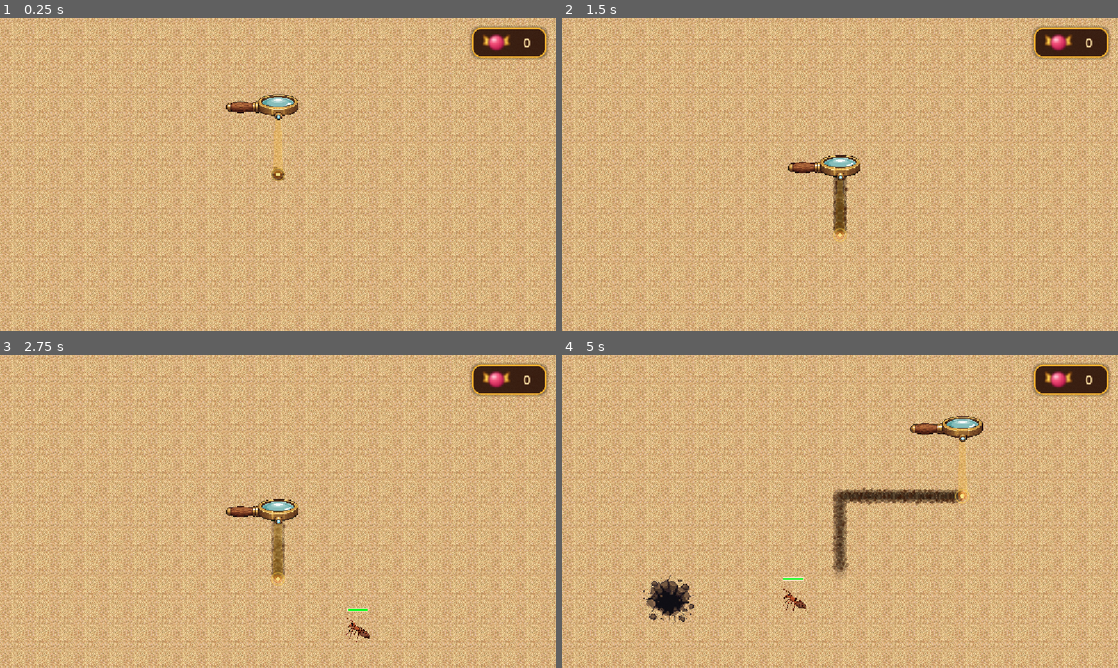
Above: before the commit, frames 1-4 (two rows, left to right).
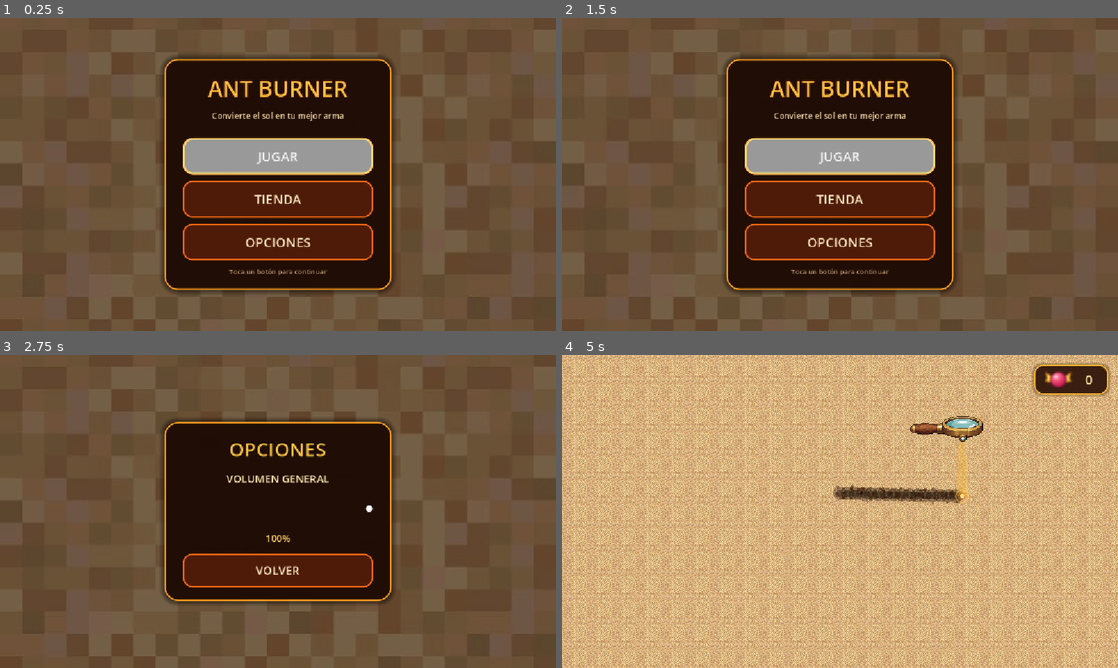
Above: after the commit, the same moments.

Repository: SirChezar/juego
Game: Godot game, scene res://menu_principal.tscn
Same seed, same stepped clock (60 frames per second), same inputs: the game is played once before the commit and once after it. Before the commit the project starts from res://node_2d.tscn.
Inputs (mouse positions are in pixels of both pictures, inside the frame that each line leads up to):
- Up to frame 1 (0.25 s): no input
- Up to frame 2 (1.5 s): click (840, 199) at 0.5 s, where only the run after the commit has a clickable "TIENDA"; click (840, 233) at 1.25 s, where only the run after the commit has a clickable "VOLVER"
- Up to frame 3 (2.75 s): click (278, 580) at 2 s, where only the run after the commit has a clickable "OPCIONES"
- Up to frame 4 (5 s): click (840, 570) at 2.75 s, where only the run after the commit has a clickable "VOLVER"; click (840, 492) at 3.5 s, where only the run after the commit has a clickable "JUGAR"; tap Enter at 4.25 s; move the mouse to (962, 495) at 4.27 s; click (962, 495) at 4.42 s

The runs differ from the first frame. In frame 1, 100% of the frame differs, in the area x 0-100%, y 0-100%; in frame 2, 100%; in frame 3, 100%; in frame 4, 2.1%.

Commit message:
Añade cadáveres calcinados y menús móviles

Diff:
--- /dev/null
+++ b/cadaver_hormiga.gd
@@ -0,0 +1,36 @@
+extends Node2D
+
+const TEXTURA = preload("res://hormiga_calcinada.png")
+const TIEMPO_VISIBLE := 2.5
+const TIEMPO_DESVANECIENDO := 1.0
+
+var volteado := false
+var tiempo := 0.0
+var sprite: Sprite2D
+
+func _ready():
+	z_index = 2
+	sprite = Sprite2D.new()
+	sprite.texture = TEXTURA
+	sprite.texture_filter = CanvasItem.TEXTURE_FILTER_NEAREST
+	sprite.position = Vector2(16.0, 40.0)
+	sprite.scale = Vector2(0.1, 0.1)
+	sprite.flip_h = volteado
+	add_child(sprite)
+
+func _process(delta):
+	tiempo += delta
+
+	# Durante el primer instante conserva un brillo rojizo y luego se enfría.
+	if tiempo < 0.45:
+		var enfriamiento = tiempo / 0.45
+		sprite.modulate = Color(1.25, 0.72, 0.52).lerp(Color.WHITE, enfriamiento)
+	else:
+		sprite.modulate = Color.WHITE
+
+	if tiempo > TIEMPO_VISIBLE:
+		var progreso = (tiempo - TIEMPO_VISIBLE) / TIEMPO_DESVANECIENDO
+		modulate.a = 1.0 - clampf(progreso, 0.0, 1.0)
+
+	if tiempo >= TIEMPO_VISIBLE + TIEMPO_DESVANECIENDO:
+		queue_free()
--- a/hormiga.gd
+++ b/hormiga.gd
@@ -1,6 +1,6 @@
 extends CharacterBody2D
 
-signal muerta(posicion_global: Vector2)
+signal muerta(posicion_global: Vector2, volteada: bool)
 
 @export var velocidad := 120.0
 @export var vida_maxima := 100.0
@@ -68,7 +68,7 @@
 	_actualizar_color()
 
 	if vida_actual <= 0.0:
-		muerta.emit(global_position)
+		muerta.emit(global_position, sprite.flip_h)
 		queue_free()
 
 func aplicar_quemadura(duracion: float, dano_por_segundo: float):
--- /dev/null
+++ b/menu_principal.gd
@@ -0,0 +1,31 @@
+extends Control
+
+const ESCENA_JUEGO := "res://node_2d.tscn"
+const ESCENA_TIENDA := "res://tienda.tscn"
+const ESCENA_OPCIONES := "res://opciones.tscn"
+
+@onready var boton_jugar: Button = $MargenSeguro/Centrador/Panel/Contenido/BotonJugar
+@onready var boton_tienda: Button = $MargenSeguro/Centrador/Panel/Contenido/BotonTienda
+@onready var boton_opciones: Button = $MargenSeguro/Centrador/Panel/Contenido/BotonOpciones
+
+var cambiando_escena := false
+
+func _ready():
+	boton_jugar.pressed.connect(func(): _cambiar_escena(ESCENA_JUEGO))
+	boton_tienda.pressed.connect(func(): _cambiar_escena(ESCENA_TIENDA))
+	boton_opciones.pressed.connect(func(): _cambiar_escena(ESCENA_OPCIONES))
+	boton_jugar.grab_focus()
+
+func _cambiar_escena(ruta: String):
+	if cambiando_escena:
+		return
+
+	cambiando_escena = true
+	var salida = create_tween()
+	salida.tween_property(self, "modulate:a", 0.0, 0.2)
+	await salida.finished
+
+	var error = get_tree().change_scene_to_file(ruta)
+	if error != OK:
+		modulate.a = 1.0
+		cambiando_escena = false
--- /dev/null
+++ b/menu_principal.tscn
@@ -0,0 +1,106 @@
+[gd_scene load_steps=4 format=3]
+
+[ext_resource type="Script" path="res://menu_principal.gd" id="1_menu"]
+[ext_resource type="Texture2D" path="res://arena-juego.jpg" id="2_fondo"]
+[ext_resource type="Theme" path="res://tema_menu.tres" id="3_tema"]
+
+[node name="MenuPrincipal" type="Control"]
+layout_mode = 3
+anchors_preset = 15
+anchor_right = 1.0
+anchor_bottom = 1.0
+grow_horizontal = 2
+grow_vertical = 2
+theme = ExtResource("3_tema")
+script = ExtResource("1_menu")
+
+[node name="Fondo" type="TextureRect" parent="."]
+layout_mode = 1
+anchors_preset = 15
+anchor_right = 1.0
+anchor_bottom = 1.0
+grow_horizontal = 2
+grow_vertical = 2
+mouse_filter = 2
+texture = ExtResource("2_fondo")
+expand_mode = 1
+stretch_mode = 6
+
+[node name="Oscurecer" type="ColorRect" parent="."]
+layout_mode = 1
+anchors_preset = 15
+anchor_right = 1.0
+anchor_bottom = 1.0
+grow_horizontal = 2
+grow_vertical = 2
+mouse_filter = 2
+color = Color(0.08, 0.025, 0.012, 0.56)
+
+[node name="MargenSeguro" type="MarginContainer" parent="."]
+layout_mode = 1
+anchors_preset = 15
+anchor_right = 1.0
+anchor_bottom = 1.0
+offset_left = 36.0
+offset_top = 24.0
+offset_right = -36.0
+offset_bottom = -24.0
+grow_horizontal = 2
+grow_vertical = 2
+
+[node name="Centrador" type="CenterContainer" parent="MargenSeguro"]
+layout_mode = 2
+
+[node name="Panel" type="PanelContainer" parent="MargenSeguro/Centrador"]
+custom_minimum_size = Vector2(470, 0)
+layout_mode = 2
+
+[node name="Contenido" type="VBoxContainer" parent="MargenSeguro/Centrador/Panel"]
+layout_mode = 2
+theme_override_constants/separation = 13
+
+[node name="Titulo" type="Label" parent="MargenSeguro/Centrador/Panel/Contenido"]
+layout_mode = 2
+theme_override_colors/font_color = Color(1, 0.76, 0.26, 1)
+theme_override_colors/font_outline_color = Color(0.19, 0.035, 0.01, 1)
+theme_override_constants/outline_size = 8
+theme_override_font_sizes/font_size = 46
+text = "ANT BURNER"
+horizontal_alignment = 1
+
+[node name="Subtitulo" type="Label" parent="MargenSeguro/Centrador/Panel/Contenido"]
+layout_mode = 2
+theme_override_colors/font_color = Color(1, 0.9, 0.7, 0.9)
+theme_override_font_sizes/font_size = 17
+text = "Convierte el sol en tu mejor arma"
+horizontal_alignment = 1
+
+[node name="Separador" type="Control" parent="MargenSeguro/Centrador/Panel/Contenido"]
+custom_minimum_size = Vector2(0, 8)
+layout_mode = 2
+
+[node name="BotonJugar" type="Button" parent="MargenSeguro/Centrador/Panel/Contenido"]
+custom_minimum_size = Vector2(390, 76)
+layout_mode = 2
+focus_neighbor_bottom = NodePath("../BotonTienda")
+text = "JUGAR"
+
+[node name="BotonTienda" type="Button" parent="MargenSeguro/Centrador/Panel/Contenido"]
+custom_minimum_size = Vector2(390, 76)
+layout_mode = 2
+focus_neighbor_top = NodePath("../BotonJugar")
+focus_neighbor_bottom = NodePath("../BotonOpciones")
+text = "TIENDA"
+
+[node name="BotonOpciones" type="Button" parent="MargenSeguro/Centrador/Panel/Contenido"]
+custom_minimum_size = Vector2(390, 76)
+layout_mode = 2
+focus_neighbor_top = NodePath("../BotonTienda")
+text = "OPCIONES"
+
+[node name="Ayuda" type="Label" parent="MargenSeguro/Centrador/Panel/Contenido"]
+layout_mode = 2
+theme_override_colors/font_color = Color(1, 0.85, 0.62, 0.68)
+theme_override_font_sizes/font_size = 14
+text = "Toca un botón para continuar"
+horizontal_alignment = 1
--- a/node_2d.gd
+++ b/node_2d.gd
@@ -1,6 +1,7 @@
 extends Node2D
 
 const Caramelo = preload("res://caramelo.gd")
+const CadaverHormiga = preload("res://cadaver_hormiga.gd")
 
 @export var escena_hormiga: PackedScene
 @export var cantidad_total := 15
@@ -77,7 +78,12 @@
 	if not hormiga.is_connected("muerta", callable):
 		hormiga.connect("muerta", callable)
 
-func _al_morir_hormiga(posicion_global: Vector2):
+func _al_morir_hormiga(posicion_global: Vector2, volteada: bool):
+	var cadaver = CadaverHormiga.new()
+	cadaver.volteado = volteada
+	add_child(cadaver)
+	cadaver.global_position = posicion_global
+
 	var caramelo = Caramelo.new()
 	add_child(caramelo)
 	caramelo.global_position = posicion_global
--- /dev/null
+++ b/opciones.gd
@@ -0,0 +1,33 @@
+extends Control
+
+const ESCENA_MENU := "res://menu_principal.tscn"
+
+@onready var volumen: HSlider = $MargenSeguro/Centrador/Panel/Contenido/Volumen
+@onready var valor_volumen: Label = $MargenSeguro/Centrador/Panel/Contenido/ValorVolumen
+@onready var boton_volver: Button = $MargenSeguro/Centrador/Panel/Contenido/BotonVolver
+
+func _ready():
+	volumen.value_changed.connect(_cambiar_volumen)
+	boton_volver.pressed.connect(_volver)
+	var volumen_actual = 0.0 if AudioServer.is_bus_mute(0) else db_to_linear(AudioServer.get_bus_volume_db(0)) * 100.0
+	volumen.value = volumen_actual
+	_actualizar_valor(volumen_actual)
+	volumen.grab_focus()
+
+func _unhandled_input(event):
+	if event.is_action_pressed("ui_cancel"):
+		_volver()
+		get_viewport().set_input_as_handled()
+
+func _cambiar_volumen(nuevo_valor: float):
+	var silenciado = nuevo_valor <= 0.0
+	AudioServer.set_bus_mute(0, silenciado)
+	if not silenciado:
+		AudioServer.set_bus_volume_db(0, linear_to_db(nuevo_valor / 100.0))
+	_actualizar_valor(nuevo_valor)
+
+func _actualizar_valor(nuevo_valor: float):
+	valor_volumen.text = "%d%%" % roundi(nuevo_valor)
+
+func _volver():
+	get_tree().change_scene_to_file(ESCENA_MENU)
--- /dev/null
+++ b/opciones.tscn
@@ -0,0 +1,98 @@
+[gd_scene load_steps=4 format=3]
+
+[ext_resource type="Script" path="res://opciones.gd" id="1_opciones"]
+[ext_resource type="Texture2D" path="res://arena-juego.jpg" id="2_fondo"]
+[ext_resource type="Theme" path="res://tema_menu.tres" id="3_tema"]
+
+[node name="Opciones" type="Control"]
+layout_mode = 3
+anchors_preset = 15
+anchor_right = 1.0
+anchor_bottom = 1.0
+grow_horizontal = 2
+grow_vertical = 2
+theme = ExtResource("3_tema")
+script = ExtResource("1_opciones")
+
+[node name="Fondo" type="TextureRect" parent="."]
+layout_mode = 1
+anchors_preset = 15
+anchor_right = 1.0
+anchor_bottom = 1.0
+grow_horizontal = 2
+grow_vertical = 2
+mouse_filter = 2
+texture = ExtResource("2_fondo")
+expand_mode = 1
+stretch_mode = 6
+
+[node name="Oscurecer" type="ColorRect" parent="."]
+layout_mode = 1
+anchors_preset = 15
+anchor_right = 1.0
+anchor_bottom = 1.0
+grow_horizontal = 2
+grow_vertical = 2
+mouse_filter = 2
+color = Color(0.08, 0.025, 0.012, 0.56)
+
+[node name="MargenSeguro" type="MarginContainer" parent="."]
+layout_mode = 1
+anchors_preset = 15
+anchor_right = 1.0
+anchor_bottom = 1.0
+offset_left = 36.0
+offset_top = 24.0
+offset_right = -36.0
+offset_bottom = -24.0
+grow_horizontal = 2
+grow_vertical = 2
+
+[node name="Centrador" type="CenterContainer" parent="MargenSeguro"]
+layout_mode = 2
+
+[node name="Panel" type="PanelContainer" parent="MargenSeguro/Centrador"]
+custom_minimum_size = Vector2(470, 0)
+layout_mode = 2
+
+[node name="Contenido" type="VBoxContainer" parent="MargenSeguro/Centrador/Panel"]
+layout_mode = 2
+theme_override_constants/separation = 18
+
+[node name="Titulo" type="Label" parent="MargenSeguro/Centrador/Panel/Contenido"]
+layout_mode = 2
+theme_override_colors/font_color = Color(1, 0.76, 0.26, 1)
+theme_override_constants/outline_size = 6
+theme_override_font_sizes/font_size = 40
+text = "OPCIONES"
+horizontal_alignment = 1
+
+[node name="EtiquetaVolumen" type="Label" parent="MargenSeguro/Centrador/Panel/Contenido"]
+layout_mode = 2
+theme_override_colors/font_color = Color(1, 0.92, 0.72, 1)
+theme_override_font_sizes/font_size = 22
+text = "VOLUMEN GENERAL"
+horizontal_alignment = 1
+
+[node name="Volumen" type="HSlider" parent="MargenSeguro/Centrador/Panel/Contenido"]
+custom_minimum_size = Vector2(390, 58)
+layout_mode = 2
+focus_neighbor_bottom = NodePath("../BotonVolver")
+min_value = 0.0
+max_value = 100.0
+step = 1.0
+value = 100.0
+
+[node name="ValorVolumen" type="Label" parent="MargenSeguro/Centrador/Panel/Contenido"]
+layout_mode = 2
+theme_override_colors/font_color = Color(1, 0.82, 0.42, 1)
+theme_override_font_sizes/font_size = 20
+text = "100%"
+horizontal_alignment = 1
+
+[node name="BotonVolver" type="Button" parent="MargenSeguro/Centrador/Panel/Contenido"]
+custom_minimum_size = Vector2(390, 70)
+layout_mode = 2
+focus_neighbor_top = NodePath("../Volumen")
+theme_override_font_sizes/font_size = 24
+text = "VOLVER"
--- a/project.godot
+++ b/project.godot
@@ -11,12 +11,14 @@
 [application]
 
 config/name="ant_burner"
-run/main_scene="res://node_2d.tscn"
+run/main_scene="res://menu_principal.tscn"
 config/features=PackedStringArray("4.7", "Mobile")
 config/icon="res://icon.svg"
 
 [display]
 
+window/size/viewport_width=1152
+window/size/viewport_height=648
 window/stretch/mode="canvas_items"
 window/stretch/aspect="expand"
 
--- /dev/null
+++ b/tema_menu.tres
@@ -0,0 +1,102 @@
+[gd_resource type="Theme" load_steps=8 format=3]
+
+[sub_resource type="StyleBoxFlat" id="StylePanel"]
+content_margin_left = 38.0
+content_margin_top = 28.0
+content_margin_right = 38.0
+content_margin_bottom = 28.0
+bg_color = Color(0.12, 0.045, 0.018, 0.94)
+border_width_left = 3
+border_width_top = 3
+border_width_right = 3
+border_width_bottom = 3
+border_color = Color(1, 0.62, 0.12, 0.92)
+corner_radius_top_left = 26
+corner_radius_top_right = 26
+corner_radius_bottom_right = 26
+corner_radius_bottom_left = 26
+shadow_color = Color(0, 0, 0, 0.48)
+shadow_size = 12
+
+[sub_resource type="StyleBoxFlat" id="StyleBotonNormal"]
+content_margin_left = 24.0
+content_margin_right = 24.0
+bg_color = Color(0.31, 0.105, 0.035, 1)
+border_width_left = 3
+border_width_top = 3
+border_width_right = 3
+border_width_bottom = 3
+border_color = Color(0.96, 0.41, 0.08, 1)
+corner_radius_top_left = 18
+corner_radius_top_right = 18
+corner_radius_bottom_right = 18
+corner_radius_bottom_left = 18
+
+[sub_resource type="StyleBoxFlat" id="StyleBotonHover"]
+content_margin_left = 24.0
+content_margin_right = 24.0
+bg_color = Color(0.48, 0.17, 0.045, 1)
+border_width_left = 3
+border_width_top = 3
+border_width_right = 3
+border_width_bottom = 3
+border_color = Color(1, 0.72, 0.18, 1)
+corner_radius_top_left = 18
+corner_radius_top_right = 18
+corner_radius_bottom_right = 18
+corner_radius_bottom_left = 18
+
+[sub_resource type="StyleBoxFlat" id="StyleBotonPresionado"]
+content_margin_left = 24.0
+content_margin_top = 4.0
+content_margin_right = 24.0
+bg_color = Color(0.77, 0.25, 0.035, 1)
+border_width_left = 3
+border_width_top = 5
+border_width_right = 3
+border_width_bottom = 2
+border_color = Color(1, 0.84, 0.36, 1)
+corner_radius_top_left = 18
+corner_radius_top_right = 18
+corner_radius_bottom_right = 18
+corner_radius_bottom_left = 18
+
+[sub_resource type="StyleBoxFlat" id="StyleBotonFoco"]
+border_width_left = 4
+border_width_top = 4
+border_width_right = 4
+border_width_bottom = 4
+border_color = Color(1, 0.9, 0.48, 0.9)
+corner_radius_top_left = 20
+corner_radius_top_right = 20
+corner_radius_bottom_right = 20
+corner_radius_bottom_left = 20
+
+[sub_resource type="StyleBoxFlat" id="StyleDeslizador"]
+bg_color = Color(0.25, 0.09, 0.035, 1)
+corner_radius_top_left = 8
+corner_radius_top_right = 8
+corner_radius_bottom_right = 8
+corner_radius_bottom_left = 8
+
+[sub_resource type="StyleBoxFlat" id="StyleRelleno"]
+bg_color = Color(1, 0.48, 0.08, 1)
+corner_radius_top_left = 8
+corner_radius_top_right = 8
+corner_radius_bottom_right = 8
+corner_radius_bottom_left = 8
+
+[resource]
+default_font_size = 18
+Button/colors/font_color = Color(1, 0.94, 0.76, 1)
+Button/colors/font_hover_color = Color(1, 0.98, 0.84, 1)
+Button/colors/font_pressed_color = Color(1, 1, 0.9, 1)
+Button/font_sizes/font_size = 27
+Button/styles/normal = SubResource("StyleBotonNormal")
+Button/styles/hover = SubResource("StyleBotonHover")
+Button/styles/pressed = SubResource("StyleBotonPresionado")
+Button/styles/focus = SubResource("StyleBotonFoco")
+HSlider/styles/slider = SubResource("StyleDeslizador")
+HSlider/styles/grabber_area = SubResource("StyleRelleno")
+HSlider/styles/grabber_area_highlight = SubResource("StyleRelleno")
+PanelContainer/styles/panel = SubResource("StylePanel")
--- /dev/null
+++ b/tienda.gd
@@ -0,0 +1,17 @@
+extends Control
+
+const ESCENA_MENU := "res://menu_principal.tscn"
+
+@onready var boton_volver: Button = $MargenSeguro/Centrador/Panel/Contenido/BotonVolver
+
+func _ready():
+	boton_volver.pressed.connect(_volver)
+	boton_volver.grab_focus()
+
+func _unhandled_input(event):
+	if event.is_action_pressed("ui_cancel"):
+		_volver()
+		get_viewport().set_input_as_handled()
+
+func _volver():
+	get_tree().change_scene_to_file(ESCENA_MENU)
--- /dev/null
+++ b/tienda.tscn
@@ -0,0 +1,100 @@
+[gd_scene load_steps=5 format=3]
+
+[ext_resource type="Script" path="res://tienda.gd" id="1_tienda"]
+[ext_resource type="Texture2D" path="res://arena-juego.jpg" id="2_fondo"]
+[ext_resource type="Theme" path="res://tema_menu.tres" id="3_tema"]
+[ext_resource type="Texture2D" path="res://caramelo.svg" id="4_caramelo"]
+
+[node name="Tienda" type="Control"]
+layout_mode = 3
+anchors_preset = 15
+anchor_right = 1.0
+anchor_bottom = 1.0
+grow_horizontal = 2
+grow_vertical = 2
+theme = ExtResource("3_tema")
+script = ExtResource("1_tienda")
+
+[node name="Fondo" type="TextureRect" parent="."]
+layout_mode = 1
+anchors_preset = 15
+anchor_right = 1.0
+anchor_bottom = 1.0
+grow_horizontal = 2
+grow_vertical = 2
+mouse_filter = 2
+texture = ExtResource("2_fondo")
+expand_mode = 1
+stretch_mode = 6
+
+[node name="Oscurecer" type="ColorRect" parent="."]
+layout_mode = 1
+anchors_preset = 15
+anchor_right = 1.0
+anchor_bottom = 1.0
+grow_horizontal = 2
+grow_vertical = 2
+mouse_filter = 2
+color = Color(0.08, 0.025, 0.012, 0.56)
+
+[node name="MargenSeguro" type="MarginContainer" parent="."]
+layout_mode = 1
+anchors_preset = 15
+anchor_right = 1.0
+anchor_bottom = 1.0
+offset_left = 36.0
+offset_top = 24.0
+offset_right = -36.0
+offset_bottom = -24.0
+grow_horizontal = 2
+grow_vertical = 2
+
+[node name="Centrador" type="CenterContainer" parent="MargenSeguro"]
+layout_mode = 2
+
+[node name="Panel" type="PanelContainer" parent="MargenSeguro/Centrador"]
+custom_minimum_size = Vector2(470, 0)
+layout_mode = 2
+
+[node name="Contenido" type="VBoxContainer" parent="MargenSeguro/Centrador/Panel"]
+layout_mode = 2
+theme_override_constants/separation = 17
+
+[node name="Titulo" type="Label" parent="MargenSeguro/Centrador/Panel/Contenido"]
+layout_mode = 2
+theme_override_colors/font_color = Color(1, 0.76, 0.26, 1)
+theme_override_constants/outline_size = 6
+theme_override_font_sizes/font_size = 40
+text = "TIENDA"
+horizontal_alignment = 1
+
+[node name="CentroIcono" type="CenterContainer" parent="MargenSeguro/Centrador/Panel/Contenido"]
+layout_mode = 2
+
+[node name="Icono" type="TextureRect" parent="MargenSeguro/Centrador/Panel/Contenido/CentroIcono"]
+custom_minimum_size = Vector2(106, 70)
+layout_mode = 2
+texture = ExtResource("4_caramelo")
+expand_mode = 3
+stretch_mode = 5
+
+[node name="Proximamente" type="Label" parent="MargenSeguro/Centrador/Panel/Contenido"]
+layout_mode = 2
+theme_override_colors/font_color = Color(1, 0.92, 0.72, 1)
+theme_override_font_sizes/font_size = 25
+text = "¡PRÓXIMAMENTE!"
+horizontal_alignment = 1
+
+[node name="Descripcion" type="Label" parent="MargenSeguro/Centrador/Panel/Contenido"]
+layout_mode = 2
+theme_override_colors/font_color = Color(1, 0.86, 0.66, 0.86)
+theme_override_font_sizes/font_size = 17
+text = "Usarás tus caramelos para conseguir mejoras."
+horizontal_alignment = 1
+autowrap_mode = 2
+
+[node name="BotonVolver" type="Button" parent="MargenSeguro/Centrador/Panel/Contenido"]
+custom_minimum_size = Vector2(390, 70)
+layout_mode = 2
+theme_override_font_sizes/font_size = 24
+text = "VOLVER"
Not shown, added: cadaver_hormiga.gd.uid
Binary file added: hormiga_calcinada.png
Not shown, added: hormiga_calcinada.png.import
Not shown, added: menu_principal.gd.uid
Not shown, added: opciones.gd.uid
Not shown, added: tienda.gd.uid
